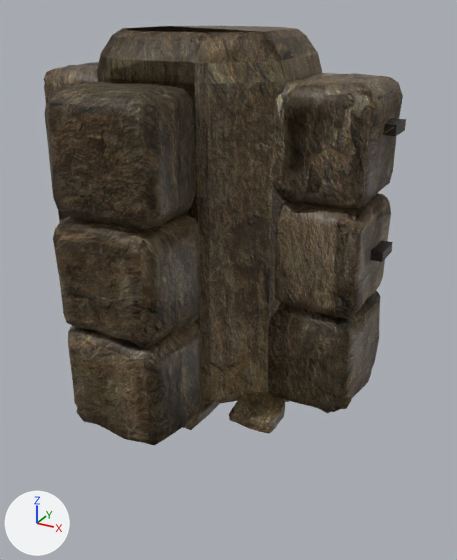
The glTF model Assets/environment/walls.glb, before and after one commit.
Rendered twice from a 50 mm camera at (0.927, -1.578, 1.068) aimed at (0.072, -0.024, 0.291). The lights are fixed; the arrows at lower left show +X, +Y and +Z. The picture after the commit comes second. Where no turn or scale is listed for an object, it has been applied to the vertices.

The scene before the commit, as lines of its bpy script (objects in view):
```python
me_road = bpy.data.meshes.new('Road')
me_road.from_pydata(...)  # 803 vertices, 1408 faces; spans x -0.39..0.387, y -0.38..0.389, z -0.009..0.033
me_road.materials.append(mat_stone)  # picture img_wall_stone
me_wall = bpy.data.meshes.new('Wall')
me_wall.from_pydata(...)  # 1570 vertices, 3112 faces; spans x -0.512..0.511, y -0.168..0.169, z -0.013..0.901
me_wall.materials.append(mat_stone)  # picture img_wall_stone
me_wall_end = bpy.data.meshes.new('Wall-end')
me_wall_end.from_pydata(...)  # 650 vertices, 1284 faces; spans x -0.516..0.28, y -0.28..0.28, z 0.0..1.003
me_wall_end.materials.append(mat_stone)  # picture img_wall_stone
ob_road = bpy.data.objects.new('Road', me_road)
ob_road.location = (0.0, 0.0, 0.0)
ob_wall = bpy.data.objects.new('Wall', me_wall)
ob_wall.location = (0.0, 0.0, 0.0)
ob_wall_end = bpy.data.objects.new('Wall-end', me_wall_end)
ob_wall_end.location = (0.0, 0.0, 0.0)
# also in view: 'Fence' at (0.004, 0.0, 0.442); 'Wall-corner' at (-0.118, -0.126, 0.499); 'Wall-tee' at (0.002, -0.126, 0.499); 'Wall-cross' at (0.002, -0.005, 0.499); 'Wall-sides' at (0.002, 0.0, 0.499)
```
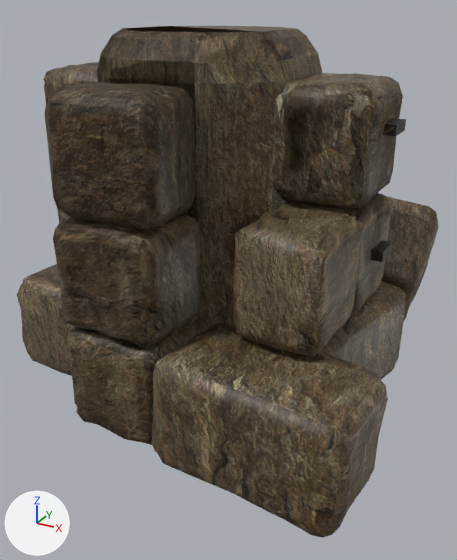
Commit message: Broken wall

What the commit changed:
Mesh me_brokenwall is new.
It has 1570 vertices, 3112 faces and spans x -0.556..0.658, y -0.585..0.696, z -0.053..0.6.
It uses material mat_stone (picture img_wall_stone).
Object 'BrokenWall' (ob_brokenwall) is new; it shows me_brokenwall.
Its location is (0.0, 0.0, 0.0).

Location of each change, (x1, y1, x2, y2) in pixels of the pictures (457 x 560 px):
'BrokenWall', added (brown): after (17, 195, 439, 538)
'Fence', unchanged, covered by the edit: before (87, 63, 406, 412); after (87, 63, 406, 262)
'Road', unchanged, covered by the edit: before (183, 392, 289, 434)
